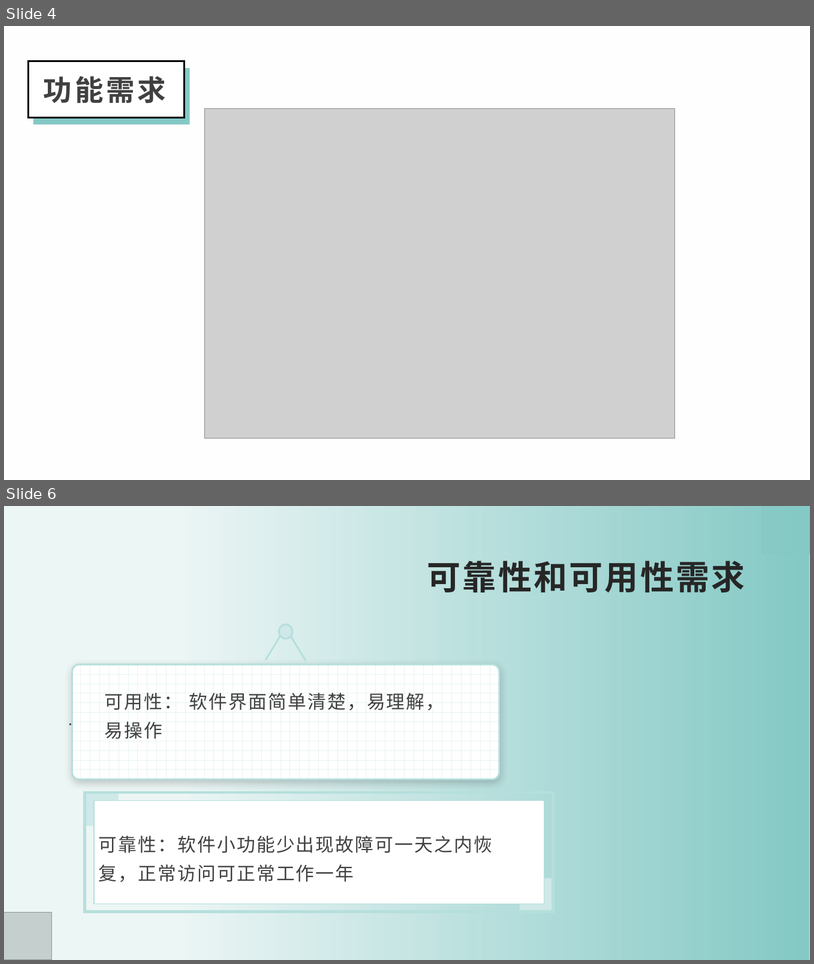
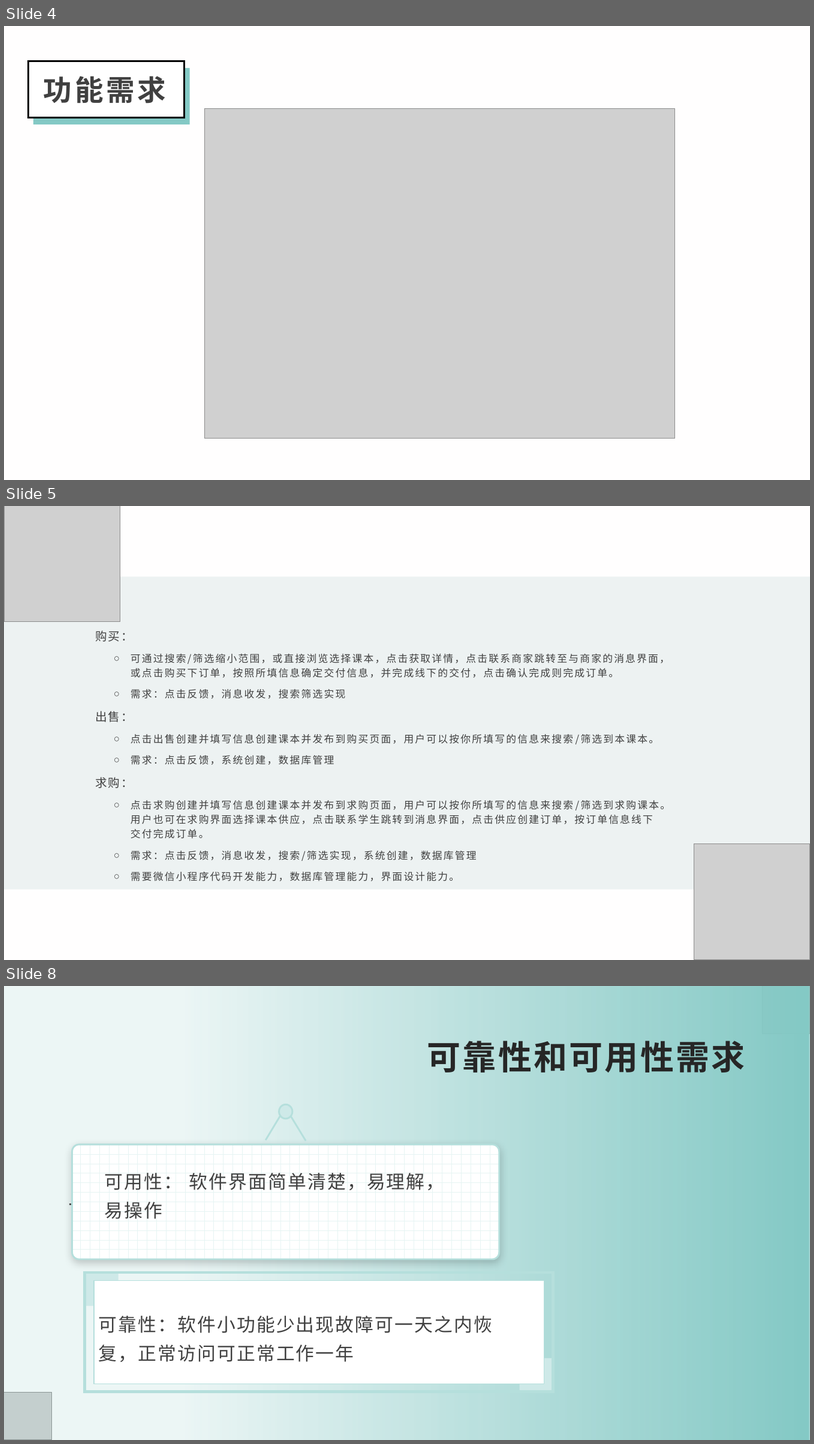
Before and after one commit to xlisses/ruang, a slide deck: Requirement_Statements/需求分析.pptx. Shown one above the other, each under a label of ours: slides 4 and 6 before the commit, slides 4, 5 and 8 after it; the slides between them are not shown. The pictures are 814x964 and 814x1444 pixels, drawn with LibreOffice and Linux fonts; fonts in the diff are those of the drawing; grey boxes stand for pictures. Boxes give left, top, right and bottom in pixels: in the first picture for what was removed or moved away, otherwise in the second. Text is boxed around its words. In the diff, an @@ line names an element or a change of style, - is before the commit and + after.

```diff
--- a/Requirement_Statements/需求分析.pptx
+++ b/Requirement_Statements/需求分析.pptx
@@ slide 5 added at (4,506,810,960), background #FFFEFE @@
@@ picture added at (4,506,120,622) @@
@@ rectangle added at (4,577,810,889), fill #EDF2F2 @@
@@ text added at (95,630,671,881), 12 pt, text #404040 @@
+1. 购买：
+  ○ 可通过搜索/筛选缩小范围，或直接浏览选择课本，点击获取详情，点击联系商家跳转至与商家的消息界面，或点击购买下订单，按照所填信息确定交付信息，并完成线下的交付，点击确认完成则完成订单。
+  ○ 需求：点击反馈，消息收发，搜索筛选实现
+2. 出售：
+  ○ 点击出售创建并填写信息创建课本并发布到购买页面，用户可以按你所填写的信息来搜索/筛选到本课本。
+  ○ 需求：点击反馈，系统创建，数据库管理
+3. 求购：
+  ○ 点击求购创建并填写信息创建课本并发布到求购页面，用户可以按你所填写的信息来搜索/筛选到求购课本。用户也可在求购界面选择课本供应，点击联系学生跳转到消息界面，点击供应创建订单，按订单信息线下交付完成订单。
+  ○ 需求：点击反馈，消息收发，搜索/筛选实现，系统创建，数据库管理
+  ○ 需要微信小程序代码开发能力，数据库管理能力，界面设计能力。
@@ picture added at (695,844,810,960) @@
@@ what was slide 6 is now slide 8 @@
```
Also in this commit, not shown: 2 slides changed, 10 other slides added.
